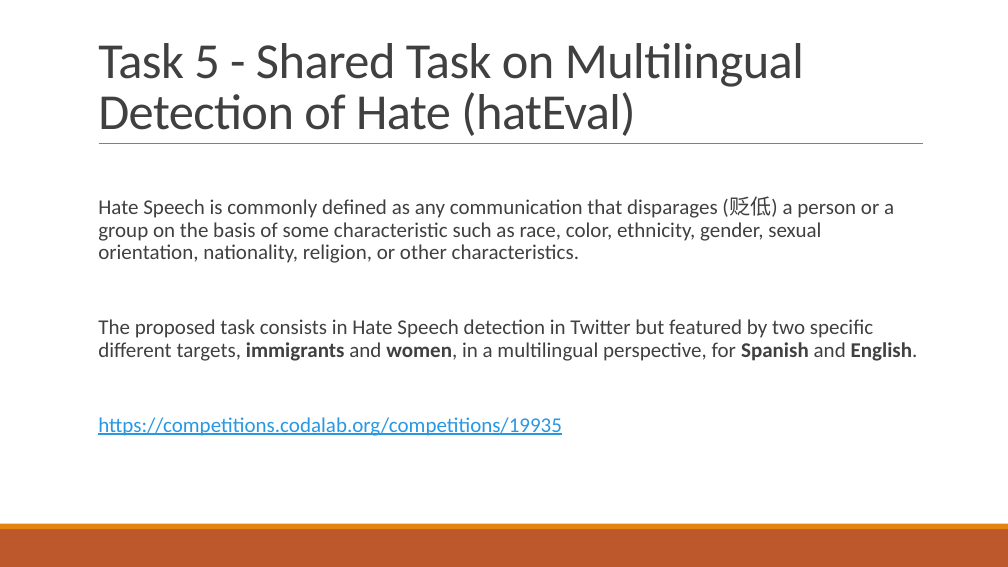
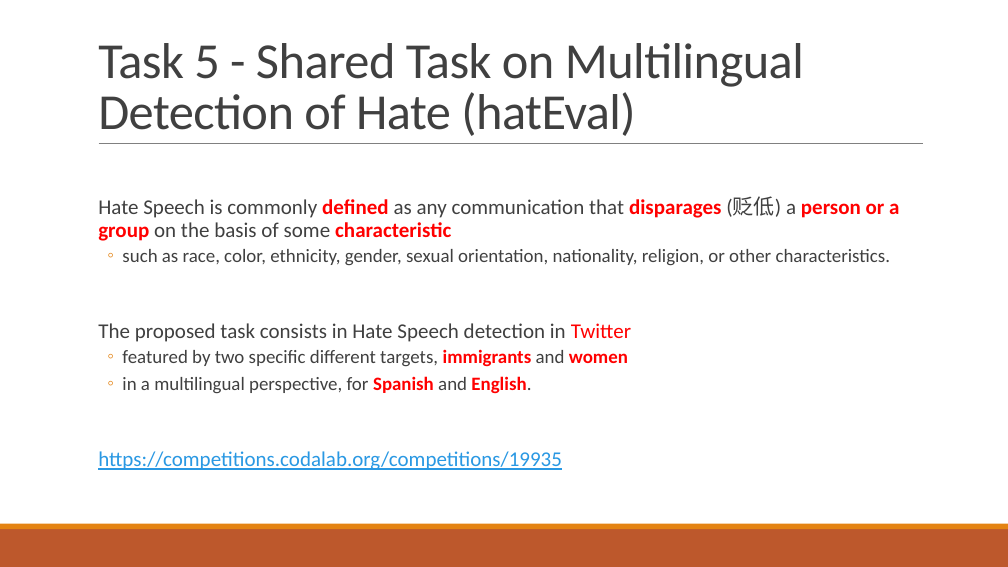
Before and after one commit to liangxh/grad, a slide deck: slide 6 of [报告] SemEval 2019 Task 6.pptx (slide 5 before the commit). Drawn at 1008x567 pixels with LibreOffice and Linux fonts; fonts in the diff are those of the drawing. Boxes give left, top, right and bottom in pixels: in the first picture for what was removed or moved away, otherwise in the second. Text is boxed around its words. In the diff, an @@ line names an element or a change of style, - is before the commit and + after.

```diff
--- a/[报告] SemEval 2019 Task 6.pptx
+++ b/[报告] SemEval 2019 Task 6.pptx
@@ text at (98, 196, 899, 394): text changed; size 20 to 18 pt @@
-  Hate Speech is commonly defined as any communication that disparages (贬低) a person or a group on the basis of some characteristic such as race, color, ethnicity, gender, sexual orientation, nationality, religion, or other characteristics.
-  The proposed task consists in Hate Speech detection in Twitter but featured by two specific different targets, immigrants and women, in a multilingual perspective, for Spanish and English.
+  Hate Speech is commonly defined as any communication that disparages (贬低) a person or a group on the basis of some characteristic
+  ◦ such as race, color, ethnicity, gender, sexual orientation, nationality, religion, or other characteristics.
+  The proposed task consists in Hate Speech detection in Twitter
+  ◦ featured by two specific different targets, immigrants and women
+  ◦ in a multilingual perspective, for Spanish and English.
```
Also in this commit, not shown: 2 other slides changed, 2 slides added, 2 other files.
